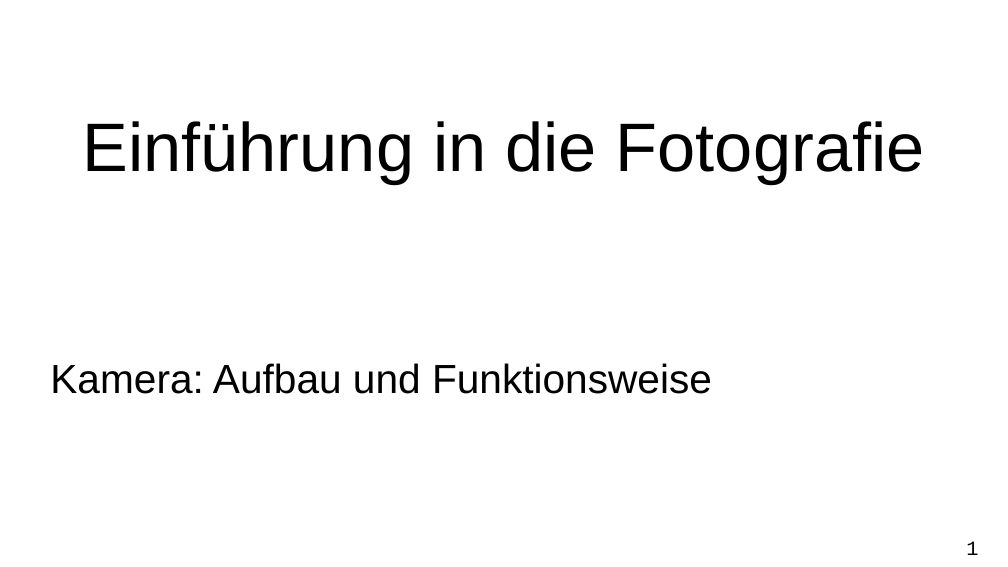
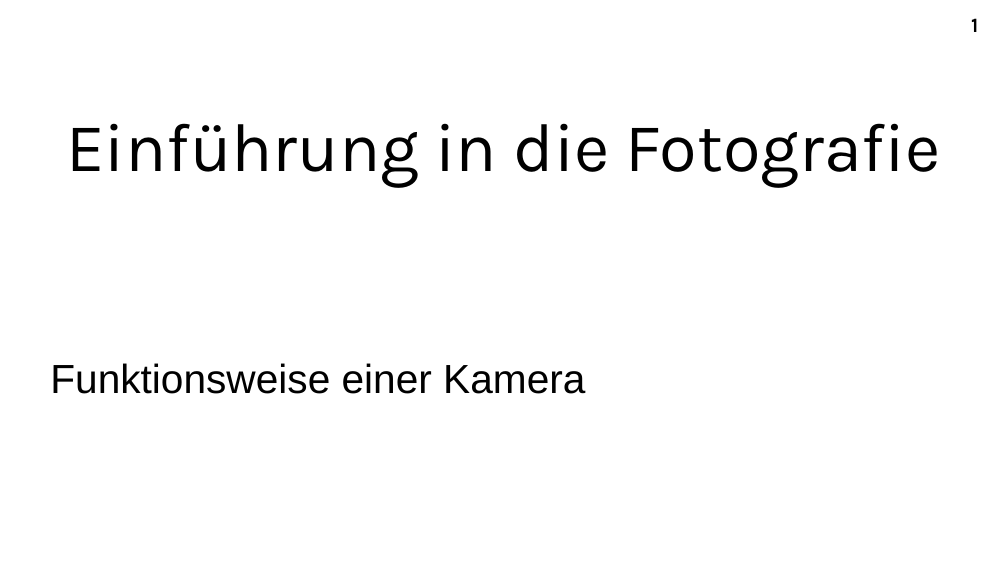
Before and after one commit to A-Schmid/PhotographyCourse, a slide deck: slide 1 of slides_de/camera.odp. Drawn at 1008x567 pixels with LibreOffice and Linux fonts; fonts in the diff are those of the drawing. Boxes give left, top, right and bottom in pixels: in the first picture for what was removed or moved away, otherwise in the second. Text is boxed around its words. In the diff, an @@ line names an element or a change of style, - is before the commit and + after.

```diff
--- a/slides_de/camera.odp
+++ b/slides_de/camera.odp
@@ title "Einführung in die Fotografie" at (x1=66, y1=123, x2=941, y2=188): font Arial to Karla @@
@@ page number moved from (x1=966, y1=541, x2=978, y2=555) to (x1=971, y1=18, x2=978, y2=32) @@
@@ page number at (x1=971, y1=18, x2=978, y2=32): font Courier New to Karla, bold on @@
@@ subtitle at (x1=50, y1=363, x2=585, y2=394): text changed @@
-Kamera: Aufbau und Funktionsweise
+Funktionsweise einer Kamera
```
Also in this commit, not shown: 10 slides added, 1 slide removed, 12 other files.
